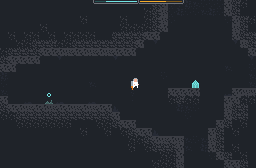
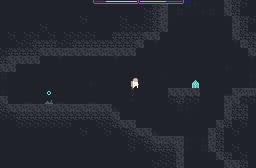
Layered file, before and after one edit (w=256, h=168). Changes by layer:
added layer "Layer 10" above "Layer 6" over [47, 91, 51, 95]
painted on "Layer 6" over [47, 93, 51, 97]
painted on "Layer 9" over [131, 89, 134, 101]
